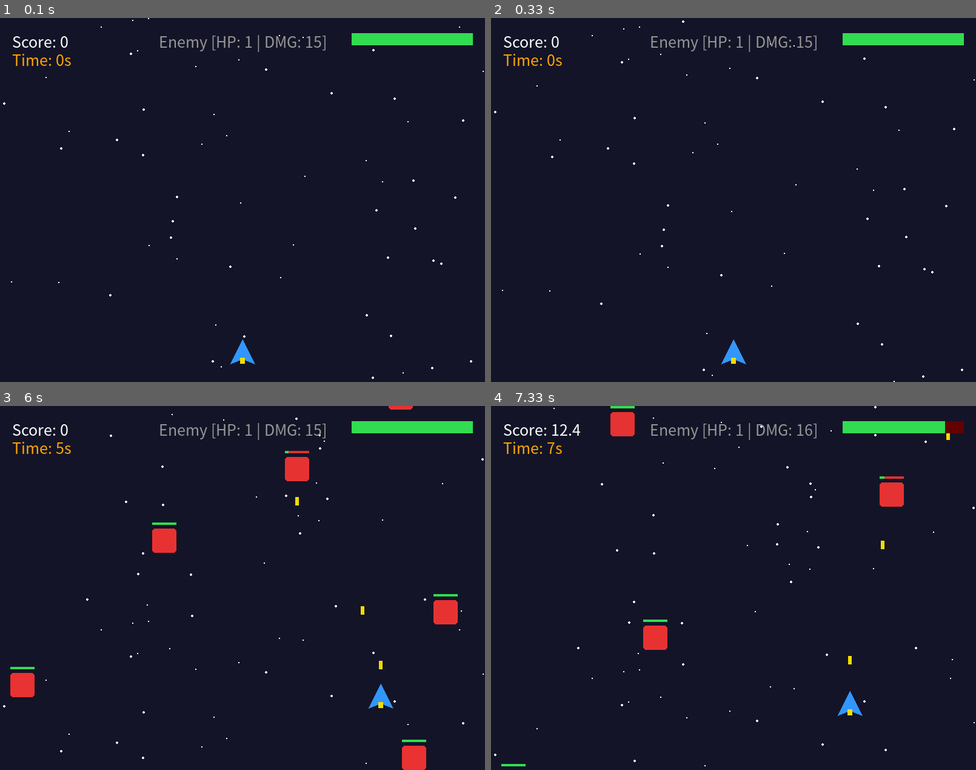
Above: before the commit, frames 1-4 (two rows, left to right).
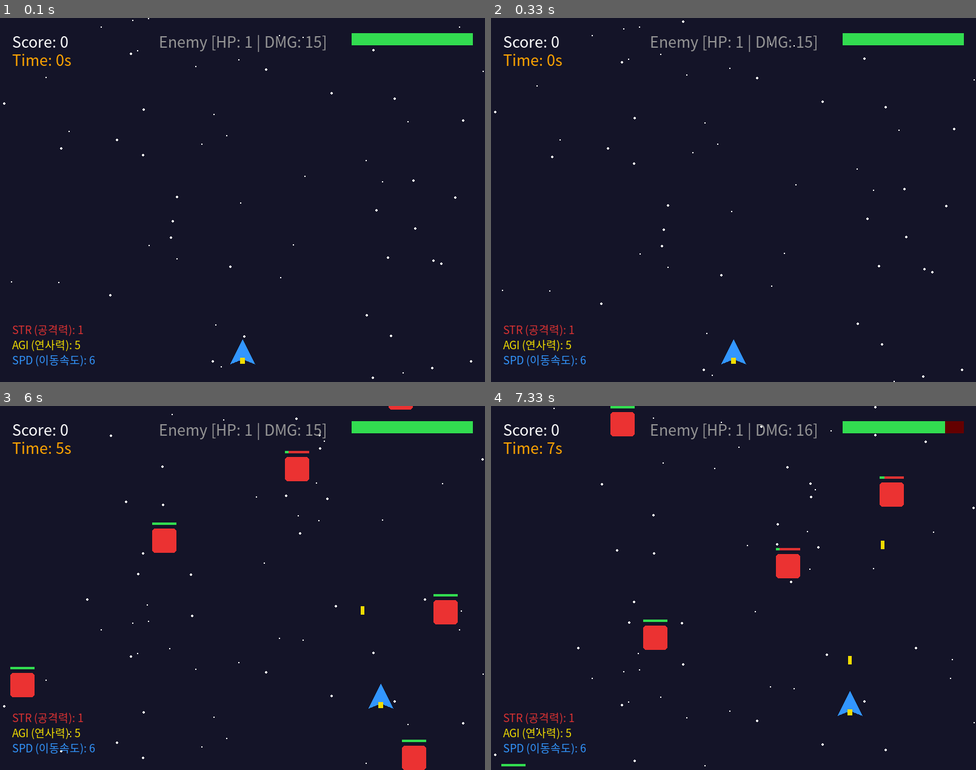
Above: after the commit, the same moments.

Repository: hsh060425/myfirstgame
Game: pygame game, started from vs_hsh/sub/spaceshooter.py
Same seed, same stepped clock (60 frames per second), same inputs: the game is played once before the commit and once after it.
Inputs:
- Up to frame 1 (0.1 s): no input
- Up to frame 2 (0.33 s): no input
- Up to frame 3 (6 s): tap Space at 0.33, 0.73, 1.03, 1.23, 1.57, 1.87, 2.07, 2.37, 2.63, 2.97, 3.27, 3.4, 3.8, 4.1, 4.47, 4.87, 5.17, 5.37, 5.67, 5.87 s; hold Right 0.67-1.13 s; hold Up 1.17-1.47 s; hold Right 1.5-1.97 s; hold Left 2-2.53 s; hold Down 2.57-2.87 s; hold Left 2.9-3.3 s; hold Up 3.33-3.7 s; hold Right 3.73-4.37 s; hold Down 4.4-4.77 s; hold Left 4.8-5.27 s; hold Right 5.3-5.77 s; hold Up from 5.8 s (still down)
- Up to frame 4 (7.33 s): release Up at 6.1 s; hold Right 6.13-6.6 s; tap Space at 6.2, 6.5, 6.7, 7, 7.27 s; hold Left 6.63-7.17 s; hold Down from 7.2 s (still down)

The runs differ from the first frame. In frame 1, 0.5% of the frame differs, in the area x 2-20%, y 84-96%; in frame 2, 0.5%; in frame 3, 0.5%; in frame 4, 0.9%, in the area x 2-95%, y 5-96%.

Commit message:
playerstat_upgrade

Diff:
--- a/vs_hsh/sub/spaceshooter.py
+++ b/vs_hsh/sub/spaceshooter.py
@@ -16,9 +16,10 @@
 YELLOW  = (240, 220, 0)
 GREEN   = (50,  220, 80)
 ORANGE  = (255, 165, 0)
+PURPLE  = (160, 32, 240)
 
 screen = pygame.display.set_mode((WIDTH, HEIGHT))
-pygame.display.set_caption("Space Shooter - Infinite Scaling")
+pygame.display.set_caption("Space Shooter - Power Up System")
 clock = pygame.time.Clock()
 
 def get_korean_font(size):
@@ -28,64 +29,56 @@
         if font.get_ascent() > 0: return font
     return pygame.font.SysFont(None, size)
 
+font_small = get_korean_font(18)
 font = get_korean_font(25)
 font_big = get_korean_font(70)
 
 PLAYER_W, PLAYER_H = 40, 40
 ENEMY_W,  ENEMY_H  = 40, 40
 BULLET_W, BULLET_H = 6,  14
+ITEM_SIZE = 20
 MAX_HP = 100
 
-# --- 난이도 계산 함수 (시간 기준) ---
+# --- 난이도 계산 함수 ---
 def get_difficulty(elapsed_seconds):
-    # 1. 이동 속도: 2.0에서 시작, 15초당 0.5씩 증가 (최대 8.0)
     speed = min(12.0, 2.0 + (elapsed_seconds / 15))
-
-    # 2. 생성 간격: 60프레임에서 시작, 점차 단축 (최소 6프레임)
     spawn_delay = max(6, 60 - (elapsed_seconds / 3))
-
-    # 3. 적 체력: 1에서 시작, 20초마다 1씩 증가
     enemy_hp = 1 + (elapsed_seconds / 20)
-
-    # 4. 적 충돌 데미지: 15에서 시작, 30초마다 5씩 증가
     collision_damage = 15 + (elapsed_seconds / 30) * 5
-
     return speed, spawn_delay, enemy_hp, collision_damage
 
 # --- 그리기 함수들 ---
 def draw_player(surf, rect):
     cx = rect.centerx
-    pygame.draw.polygon(surf, BLUE, [
-        (cx, rect.top), (rect.left, rect.bottom),
-        (cx, rect.bottom - 8), (rect.right, rect.bottom),
-    ])
+    pygame.draw.polygon(surf, BLUE, [(cx, rect.top), (rect.left, rect.bottom), (cx, rect.bottom - 8), (rect.right, rect.bottom)])
     pygame.draw.rect(surf, YELLOW, (cx - 4, rect.bottom - 10, 8, 10))
 
 def draw_enemy(surf, enemy_obj):
     rect = enemy_obj['rect']
     hp_ratio = enemy_obj['hp'] / enemy_obj['max_hp']
-
-    # 적의 강함에 따라 색상 변경
-    color = (max(50, 255 - (enemy_obj['max_hp'] * 20)), 50, 50)
+    color = (max(50, 255 - (int(enemy_obj['max_hp']) * 20)), 50, 50)
     pygame.draw.rect(surf, color, rect, border_radius=5)
-
-    # 적 체력 바 (머리 위)
     if enemy_obj['max_hp'] > 1:
-        bar_w = rect.width
-        pygame.draw.rect(surf, RED, (rect.x, rect.y - 10, bar_w, 4))
-        pygame.draw.rect(surf, GREEN, (rect.x, rect.y - 10, bar_w * hp_ratio, 4))
-
-def draw_hud(score, hp, elapsed_seconds, e_hp, e_dmg):
+        pygame.draw.rect(surf, RED, (rect.x, rect.y - 10, rect.width, 4))
+        pygame.draw.rect(surf, GREEN, (rect.x, rect.y - 10, rect.width * hp_ratio, 4))
+
+def draw_hud(score, hp, elapsed_seconds, e_hp, e_dmg, p_dmg, p_fire_rate, p_move):
+    # 상단 정보
     screen.blit(font.render(f"Score: {score}", True, WHITE), (20, 20))
     screen.blit(font.render(f"Time: {elapsed_seconds}s", True, ORANGE), (20, 50))
 
-    # 플레이어 HP 바
+    # HP 바
     bar_width = 200
     pygame.draw.rect(screen, (100, 0, 0), (WIDTH - bar_width - 20, 25, bar_width, 20))
-    hp_width = max(0, (hp / MAX_HP) * bar_width)
-    pygame.draw.rect(screen, GREEN, (WIDTH - bar_width - 20, 25, hp_width, 20))
-
-    # 적 스펙 정보
+    pygame.draw.rect(screen, GREEN, (WIDTH - bar_width - 20, 25, max(0, (hp / MAX_HP) * bar_width), 20))
+
+    # 왼쪽 아래 플레이어 능력치
+    stats_y = HEIGHT - 100
+    screen.blit(font_small.render(f"STR (공격력): {p_dmg}", True, RED), (20, stats_y))
+    screen.blit(font_small.render(f"AGI (연사력): {int(20 - p_fire_rate)}", True, YELLOW), (20, stats_y + 25))
+    screen.blit(font_small.render(f"SPD (이동속도): {p_move}", True, BLUE), (20, stats_y + 50))
+
+    # 중앙 적 정보
     spec_txt = font.render(f"Enemy [HP: {int(e_hp)} | DMG: {int(e_dmg)}]", True, (150, 150, 150))
     screen.blit(spec_txt, (WIDTH // 2 - spec_txt.get_width() // 2, 20))
 
@@ -93,13 +86,10 @@
     screen.fill((10, 10, 30))
     msg = font_big.render("GAME OVER", True, RED)
     screen.blit(msg, (WIDTH//2 - msg.get_width()//2, 180))
-
     res = font.render(f"Survived: {elapsed_seconds}s | Score: {score}", True, WHITE)
     screen.blit(res, (WIDTH//2 - res.get_width()//2, 280))
-
     retry = font.render("Press 'R' to Restart or 'Q' to Quit", True, YELLOW)
     screen.blit(retry, (WIDTH//2 - retry.get_width()//2, 350))
-
     pygame.display.flip()
     while True:
         for e in pygame.event.get():
@@ -113,8 +103,16 @@
     player = pygame.Rect(WIDTH//2 - 20, HEIGHT-70, PLAYER_W, PLAYER_H)
     hp = MAX_HP
     score = 0
+
+    # 플레이어 초기 능력치
+    p_dmg = 1
+    p_fire_rate = 15 # 낮을수록 빠름
+    p_move = 6
+
     bullets = []
     enemies = []
+    items = [] # {'rect': Rect, 'type': str, 'color': tuple}
+
     spawn_timer = 0
     invincible = 0
     shoot_cd = 0
@@ -130,50 +128,66 @@
         for e in pygame.event.get():
             if e.type == pygame.QUIT: pygame.quit(); sys.exit()
 
-        # 조작
+        # 조작 (p_move 반영)
         keys = pygame.key.get_pressed()
-        if keys[pygame.K_LEFT] and player.left > 0: player.x -= 6
-        if keys[pygame.K_RIGHT] and player.right < WIDTH: player.x += 6
-        if keys[pygame.K_UP] and player.top > 0: player.y -= 6
-        if keys[pygame.K_DOWN] and player.bottom < HEIGHT: player.y += 6
-
-        # 발사
+        if keys[pygame.K_LEFT] and player.left > 0: player.x -= p_move
+        if keys[pygame.K_RIGHT] and player.right < WIDTH: player.x += p_move
+        if keys[pygame.K_UP] and player.top > 0: player.y -= p_move
+        if keys[pygame.K_DOWN] and player.bottom < HEIGHT: player.y += p_move
+
+        # 발사 (p_fire_rate 반영)
         shoot_cd -= 1
         if keys[pygame.K_SPACE] and shoot_cd <= 0:
-            bullets.append(pygame.Rect(player.centerx - BULLET_W//2, player.top, BULLET_W, BULLET_H))
-            shoot_cd = 12
-
-        # 이동
+            bullets.append({'rect': pygame.Rect(player.centerx - BULLET_W//2, player.top, BULLET_W, BULLET_H), 'dmg': p_dmg})
+            shoot_cd = p_fire_rate
+
+        # 총알 이동
         for b in bullets[:]:
-            b.y -= 10
-            if b.bottom < 0: bullets.remove(b)
-
+            b['rect'].y -= 10
+            if b['rect'].bottom < 0: bullets.remove(b)
+
+        # 적 생성
         spawn_timer += 1
         if spawn_timer >= cur_spawn_delay:
             spawn_timer = 0
-            enemies.append({
-                'rect': pygame.Rect(random.randint(0, WIDTH-ENEMY_W), -ENEMY_H, ENEMY_W, ENEMY_H),
-                'hp': cur_e_hp, 'max_hp': cur_e_hp, 'dmg': cur_e_dmg
-            })
+            enemies.append({'rect': pygame.Rect(random.randint(0, WIDTH-ENEMY_W), -ENEMY_H, ENEMY_W, ENEMY_H),
+                            'hp': cur_e_hp, 'max_hp': cur_e_hp, 'dmg': cur_e_dmg})
 
         for en in enemies[:]:
             en['rect'].y += cur_speed
             if en['rect'].top > HEIGHT: enemies.remove(en)
 
+        # 아이템 이동 및 획득
+        for it in items[:]:
+            it['rect'].y += 3
+            if it['rect'].colliderect(player):
+                if it['type'] == 'dmg': p_dmg += 1
+                elif it['type'] == 'spd': p_fire_rate = max(4, p_fire_rate - 1)
+                elif it['type'] == 'move': p_move = min(12, p_move + 0.5)
+                elif it['type'] == 'heal': hp = min(MAX_HP, hp + 20)
+                items.remove(it)
+            elif it['rect'].top > HEIGHT:
+                items.remove(it)
+
         # 충돌: 총알 vs 적
         for b in bullets[:]:
             for en in enemies[:]:
-                if b.colliderect(en['rect']):
+                if b['rect'].colliderect(en['rect']):
                     if b in bullets: bullets.remove(b)
-                    en['hp'] -= 1
+                    en['hp'] -= b['dmg']
                     if en['hp'] <= 0:
+                        # 아이템 드랍 (20% 확률)
+                        if random.random() < 0.2:
+                            itype = random.choice(['dmg', 'spd', 'move', 'heal'])
+                            icolor = {'dmg': RED, 'spd': YELLOW, 'move': BLUE, 'heal': GREEN}[itype]
+                            items.append({'rect': pygame.Rect(en['rect'].centerx, en['rect'].centery, ITEM_SIZE, ITEM_SIZE),
+                                          'type': itype, 'color': icolor})
                         if en in enemies: enemies.remove(en)
-                        score += 10 + (en['max_hp'] * 2)
+                        score += 10 + (int(en['max_hp']) * 2)
                     break
 
         # 충돌: 플레이어 vs 적
-        if invincible > 0:
-            invincible -= 1
+        if invincible > 0: invincible -= 1
         else:
             for en in enemies[:]:
                 if player.colliderect(en['rect']):
@@ -181,8 +195,7 @@
                     invincible = 60
                     enemies.remove(en)
                     if hp <= 0:
-                        if game_over_screen(score, elapsed_seconds):
-                            main() # 재시작
+                        if game_over_screen(score, elapsed_seconds): main()
                         return
 
         # 그리기
@@ -192,13 +205,20 @@
             if s[1] > HEIGHT: s[1] = 0; s[0] = random.randint(0, WIDTH)
             pygame.draw.circle(screen, WHITE, (s[0], s[1]), s[2])
 
-        for b in bullets: pygame.draw.rect(screen, YELLOW, b)
+        for b in bullets: pygame.draw.rect(screen, YELLOW, b['rect'])
         for en in enemies: draw_enemy(screen, en)
 
-        if (invincible // 5) % 2 == 0:
-            draw_player(screen, player)
-
-        draw_hud(score, hp, elapsed_seconds, cur_e_hp, cur_e_dmg)
+        # 아이템 그리기 (원으로 표시)
+        for it in items:
+            pygame.draw.circle(screen, it['color'], it['rect'].center, ITEM_SIZE // 2)
+            # 아이템 종류 표시 (P, S, M, H)
+            label = it['type'][0].upper() if it['type'] != 'heal' else 'H'
+            txt = font_small.render(label, True, BLACK)
+            screen.blit(txt, (it['rect'].x + 5, it['rect'].y))
+
+        if (invincible // 5) % 2 == 0: draw_player(screen, player)
+
+        draw_hud(score, hp, elapsed_seconds, cur_e_hp, cur_e_dmg, p_dmg, p_fire_rate, p_move)
         pygame.display.flip()
 
 if __name__ == "__main__":
